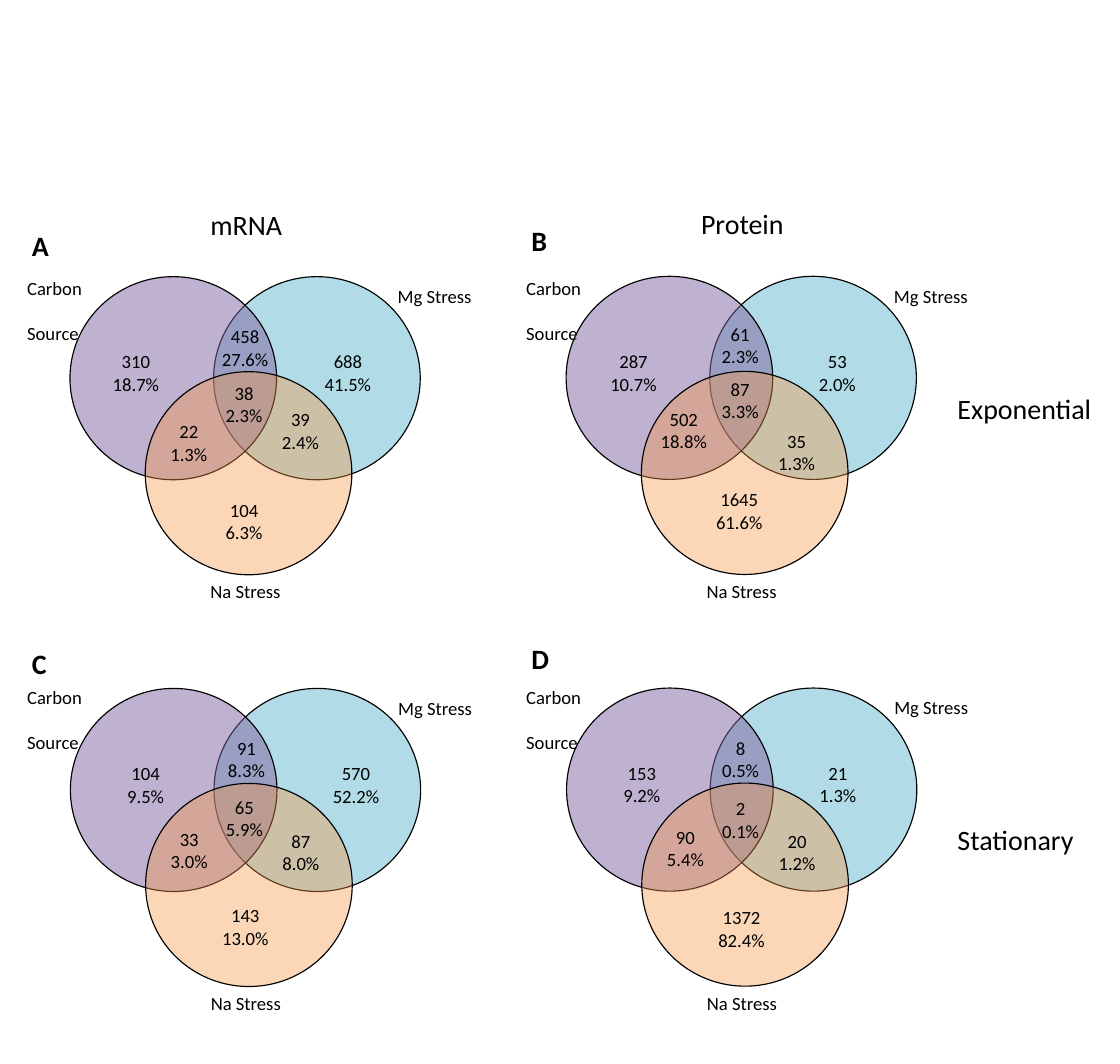
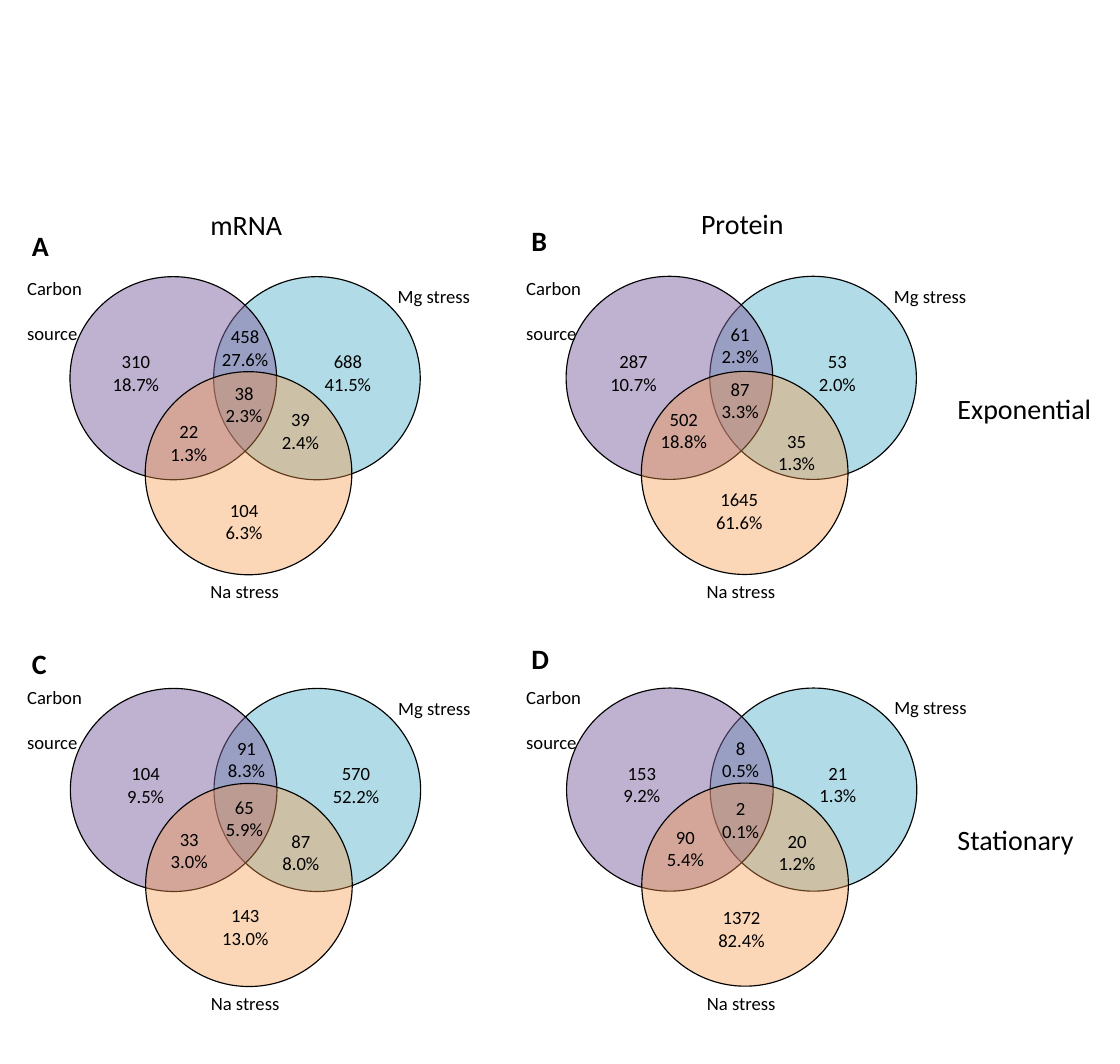
Before and after one commit to umutcaglar/ecoli_multiple_growth_conditions, a slide deck: slide 1 of text/fig5_responses_to_conditions.pptx. Drawn at 1120x1064 pixels with LibreOffice and Linux fonts; fonts in the diff are those of the drawing. Boxes give left, top, right and bottom in pixels: in the first picture for what was removed or moved away, otherwise in the second. Text is boxed around its words. In the diff, an @@ line names an element or a change of style, - is before the commit and + after.

```diff
--- a/text/fig5_responses_to_conditions.pptx
+++ b/text/fig5_responses_to_conditions.pptx
@@ text at (27, 282, 82, 345): text changed @@
-Carbon
-Source
+Carbon
+source
@@ text at (398, 291, 470, 307): text changed @@
-Mg Stress
+Mg stress
@@ text at (526, 282, 581, 345): text changed @@
-Carbon
-Source
+Carbon
+source
@@ text at (894, 291, 966, 306): text changed @@
-Mg Stress
+Mg stress
@@ text at (210, 586, 279, 598): text changed @@
-Na Stress
+Na stress
@@ text at (707, 586, 775, 598): text changed @@
-Na Stress
+Na stress
@@ text at (27, 691, 82, 755): text changed @@
-Carbon
-Source
+Carbon
+source
@@ text at (398, 703, 470, 719): text changed @@
-Mg Stress
+Mg stress
@@ text at (894, 702, 966, 718): text changed @@
-Mg Stress
+Mg stress
@@ text at (211, 998, 279, 1010): text changed @@
-Na Stress
+Na stress
@@ text at (707, 998, 775, 1010): text changed @@
-Na Stress
+Na stress
```
Also in this commit, not shown: 15 other files.
